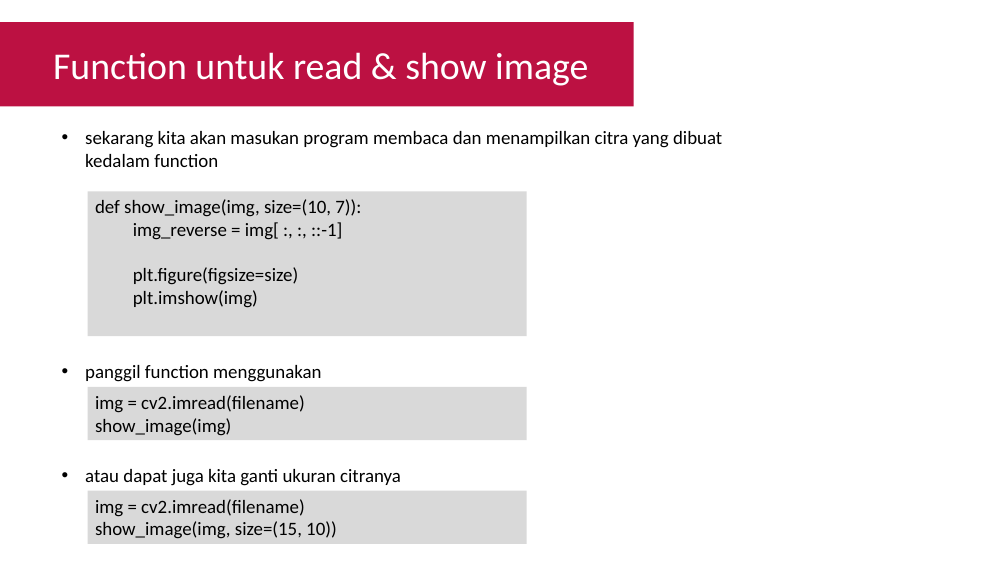
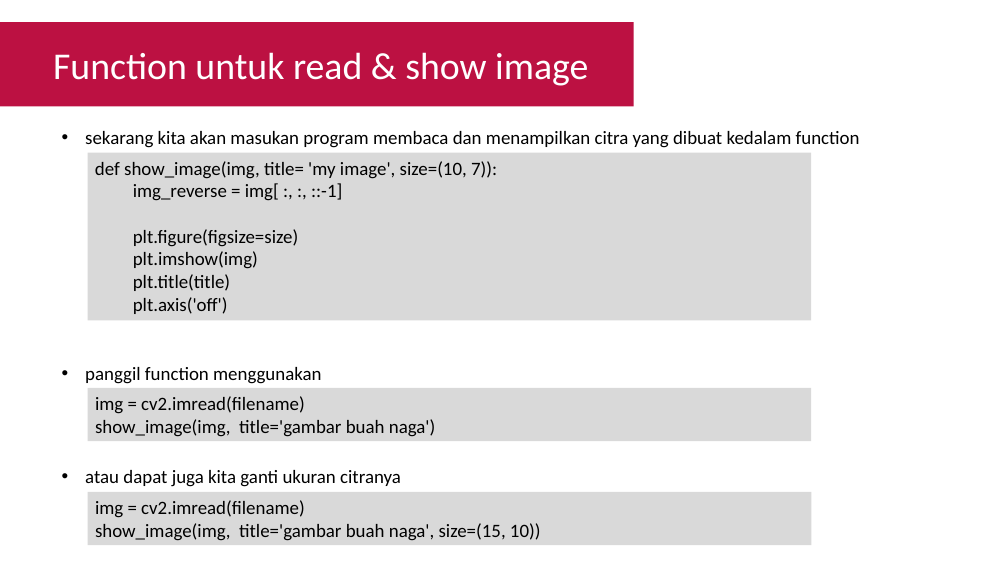
Before and after one commit to Muhammad-Yunus/Materi-Training, a slide deck: slide 22 of A. Raspberry Pi - Image Processing/#5 - Computer Vision Part 1 (read, show, write image)/P5 - Computer Vision Part 1 (read, show, write image).pptx (slide 21 before the commit). Drawn at 1008x567 pixels with LibreOffice and Linux fonts; fonts in the diff are those of the drawing. Boxes give left, top, right and bottom in pixels: in the first picture for what was removed or moved away, otherwise in the second. Text is boxed around its words. In the diff, an @@ line names an element or a change of style, - is before the commit and + after.

Commit message:
update show function

```diff
--- a/A. Raspberry Pi - Image Processing/#5 - Computer Vision Part 1 (read, show, write image)/P5 - Computer Vision Part 1 (read, show, write image).pptx
+++ b/A. Raspberry Pi - Image Processing/#5 - Computer Vision Part 1 (read, show, write image)/P5 - Computer Vision Part 1 (read, show, write image).pptx
@@ text "sekarang kita akan masukan program ..." rewrapped from (x1=85, y1=131, x2=722, y2=167) to (x1=85, y1=131, x2=860, y2=148) @@
@@ rectangle "def show_image(img, title= 'my image', ..." resized from (x1=88, y1=191, x2=527, y2=337) to (x1=88, y1=153, x2=811, y2=321) @@
@@ text in rectangle at (x1=95, y1=161, x2=497, y2=179): text changed @@
-def show_image(img, size=(10, 7)):
+def show_image(img, title= 'my image', size=(10, 7)):
@@ text in rectangle at (x1=133, y1=274, x2=230, y2=314): paragraphs added @@
+  plt.title(title)
+  plt.axis('off')
@@ rectangle "img = cv2.imread(filename)" resized from (x1=88, y1=387, x2=527, y2=441) to (x1=88, y1=388, x2=811, y2=442) @@
@@ text in rectangle at (x1=95, y1=419, x2=435, y2=437): text changed @@
-show_image(img)
+show_image(img, title='gambar buah naga')
@@ rectangle "img = cv2.imread(filename)" resized from (x1=88, y1=491, x2=527, y2=544) to (x1=88, y1=492, x2=811, y2=546) @@
@@ text in rectangle at (x1=95, y1=523, x2=541, y2=541): text changed @@
-show_image(img, size=(15, 10))
+show_image(img, title='gambar buah naga', size=(15, 10))
```
Also in this commit, not shown: 1 other slide changed, 1 slide added, 1 other file.
